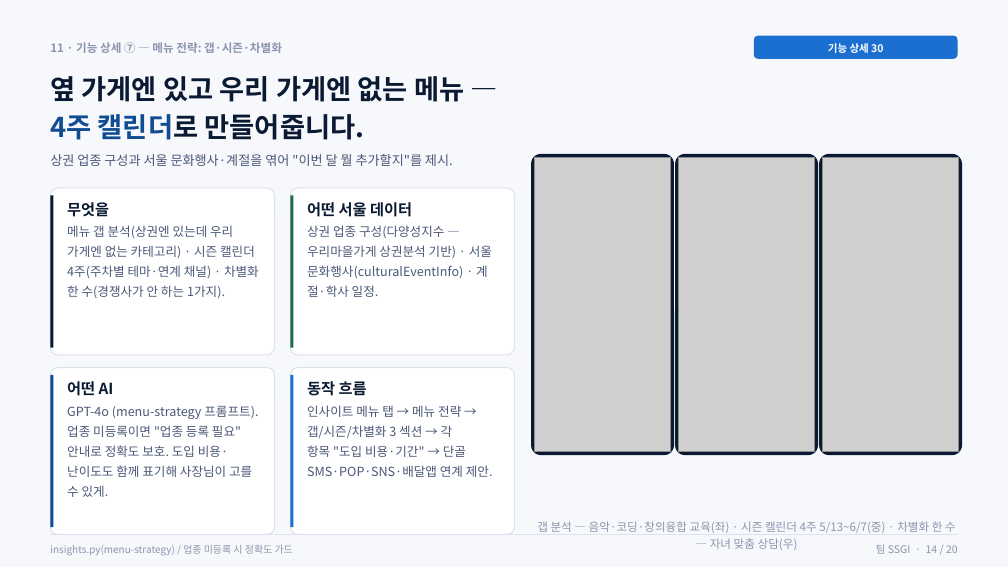
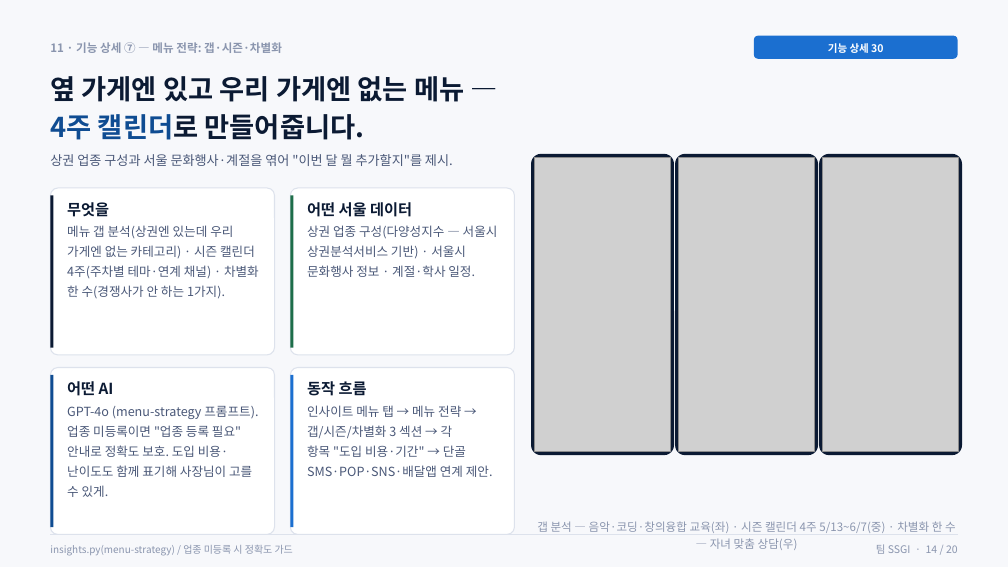
Before and after one commit to Tok-Baro/SSGI_AI_Coach, a slide deck: slide 14 of SSGI_상세기획서_심사위원용.pptx. Drawn at 1008x567 pixels with LibreOffice and Linux fonts; fonts in the diff are those of the drawing; grey boxes stand for pictures. Boxes give left, top, right and bottom in pixels: in the first picture for what was removed or moved away, otherwise in the second. Text is boxed around its words. In the diff, an @@ line names an element or a change of style, - is before the commit and + after.

```diff
--- a/SSGI_상세기획서_심사위원용.pptx
+++ b/SSGI_상세기획서_심사위원용.pptx
@@ text at [307, 225, 498, 277]: text changed @@
-상권 업종 구성(다양성지수 — 우리마을가게 상권분석 기반) · 서울 문화행사(culturalEventInfo) · 계절·학사 일정.
+상권 업종 구성(다양성지수 — 서울시 상권분석서비스 기반) · 서울시 문화행사 정보 · 계절·학사 일정.
```
Also in this commit, not shown: 9 other slides changed, 1 other file.
